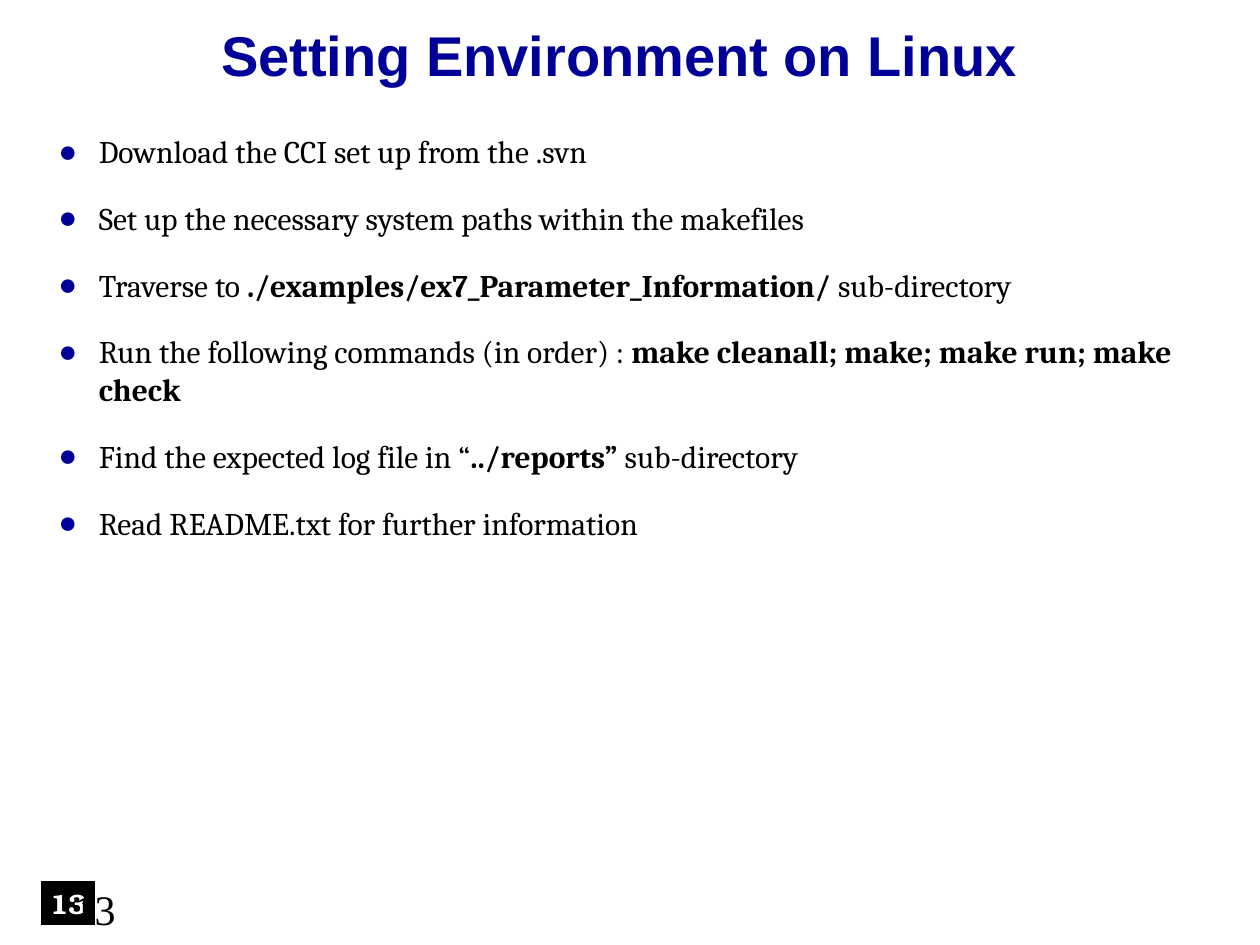
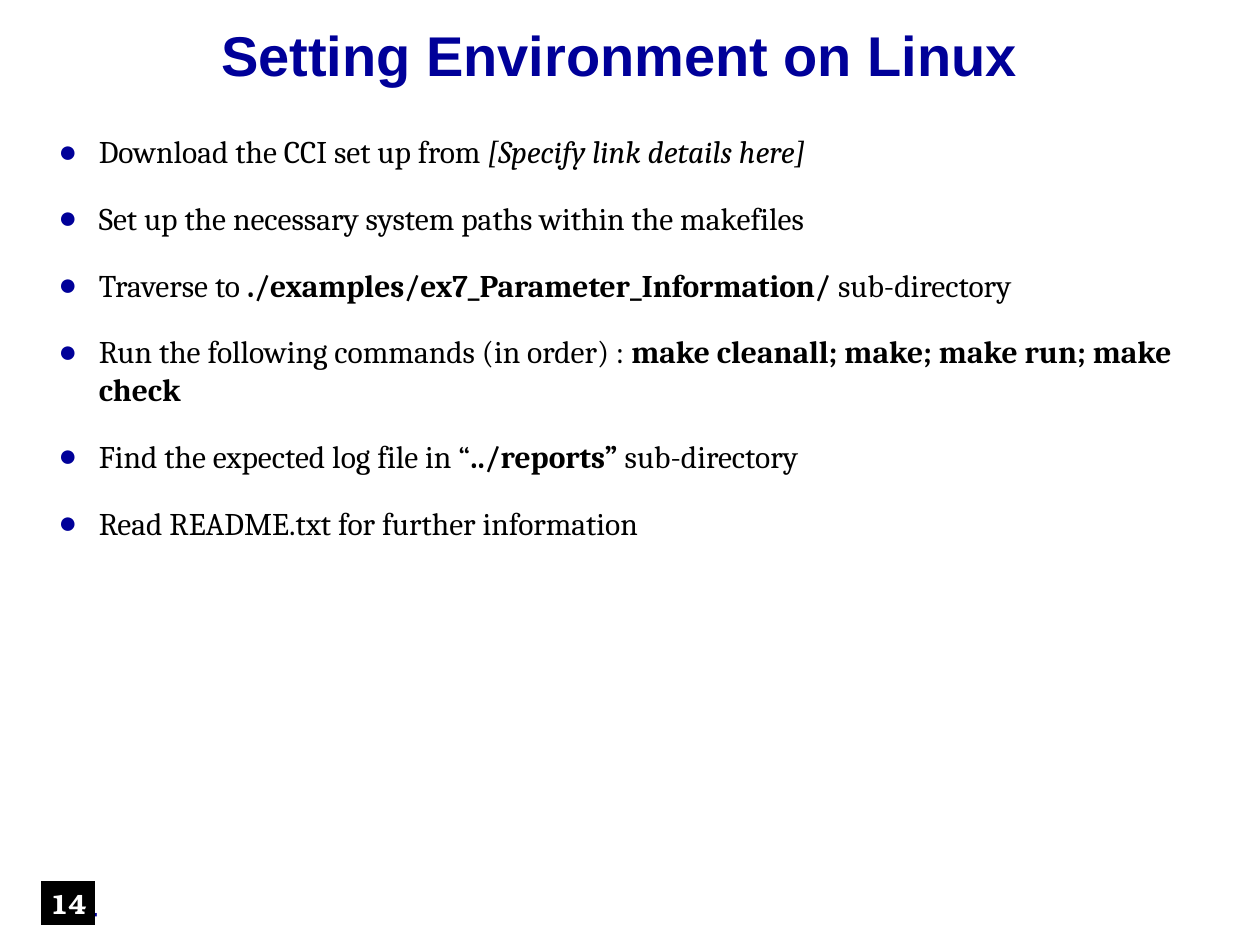
Before and after one commit to accellera-official/cci, a slide deck: slide 14 of examples/ex7_Parameter_Information/docs/ex7_Parameter_Information.ppt (slide 13 before the commit). Drawn at 1260x945 pixels with LibreOffice and Linux fonts; fonts in the diff are those of the drawing; background and template pictures are left out. Boxes give left, top, right and bottom in pixels: in the first picture for what was removed or moved away, otherwise in the second. Text is boxed around its words. In the diff, an @@ line names an element or a change of style, - is before the commit and + after.

```diff
--- a/examples/ex7_Parameter_Information/docs/ex7_Parameter_Information.ppt
+++ b/examples/ex7_Parameter_Information/docs/ex7_Parameter_Information.ppt
@@ text at (99, 140, 805, 170): text changed; italic on @@
-● Download the CCI set up from the .svn
+● Download the CCI set up from [Specify link details here]
@@ page number at (44, 885, 98, 934): text changed; size 24 to 28 pt; font Times New Roman to Arial; text colour #000000 to #000099 @@
-13
+14
@@ text in rectangle at (50, 895, 87, 914): text changed @@
-13
+14
```
Also in this commit, not shown: 19 other slides changed, 1 slide added, 10 other files.
